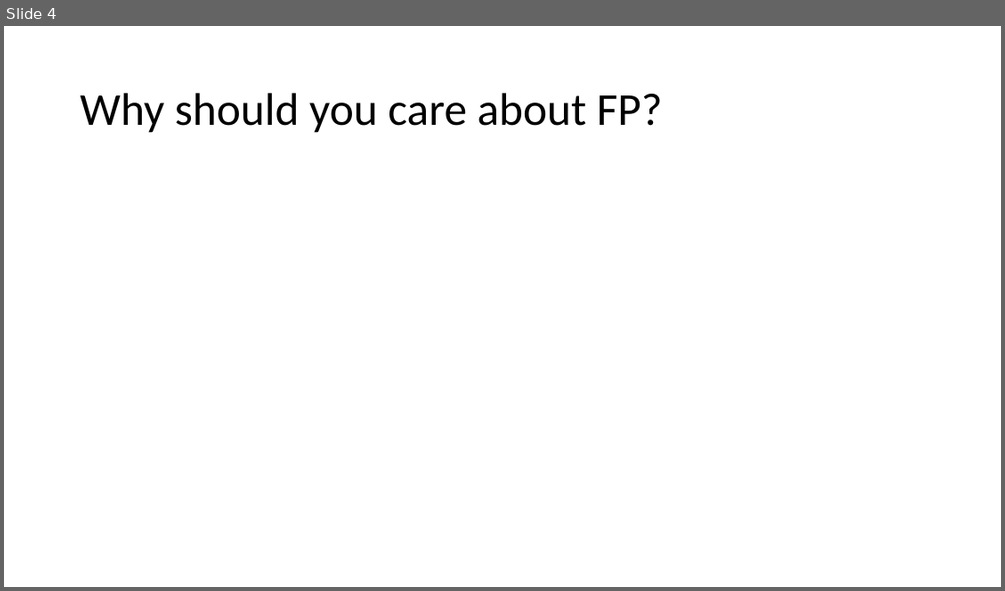
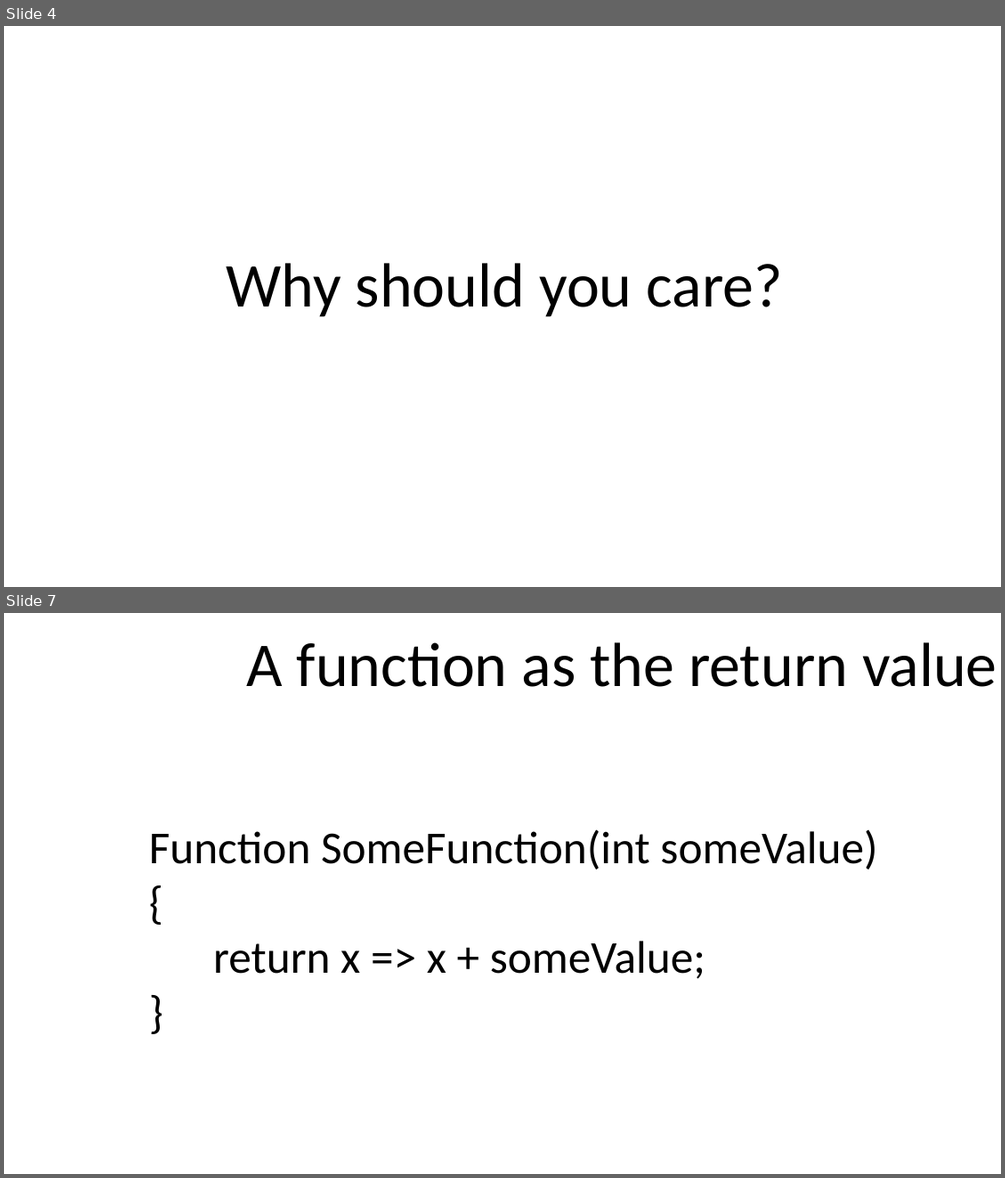
Before and after one commit to armadilloNik/FunctionalCSharpSig, a slide deck: slides/FpViaCSharp.pptx. Shown one above the other, each under a label of ours: slide 4 before the commit, slides 4 and 7 after it; the slides between them are not shown. The pictures are 1005x591 and 1005x1178 pixels, drawn with LibreOffice and Linux fonts; fonts in the diff are those of the drawing. Boxes give left, top, right and bottom in pixels: in the first picture for what was removed or moved away, otherwise in the second. Text is boxed around its words. In the diff, an @@ line names an element or a change of style, - is before the commit and + after.

```diff
--- a/slides/FpViaCSharp.pptx
+++ b/slides/FpViaCSharp.pptx
@@ slide 7 added at box(4, 613, 1001, 1174), background #FFFFFF @@
@@ title added at box(246, 642, 997, 687), 60 pt, text #000000 @@
+A function as the return value
@@ text added at box(149, 829, 877, 979), 44 pt, text #000000 @@
+Function SomeFunction(int someValue)
+{
+return x => x + someValue;
+}
@@ slide 4 changed as well @@
@@ title at box(226, 263, 783, 317): text changed; size 44 to 60 pt @@
-Why should you care about FP?
+Why should you care?
```
Also in this commit, not shown: 3 other slides changed, 20 other slides added, 2 slides removed.
